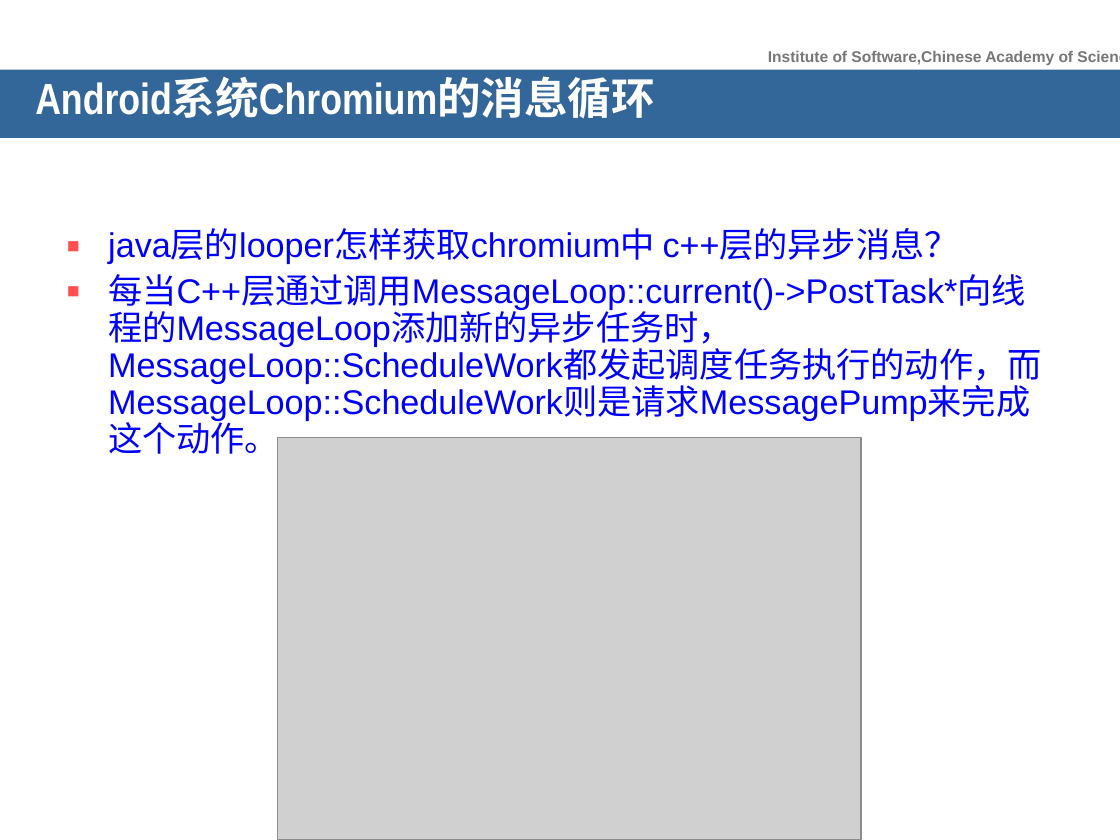
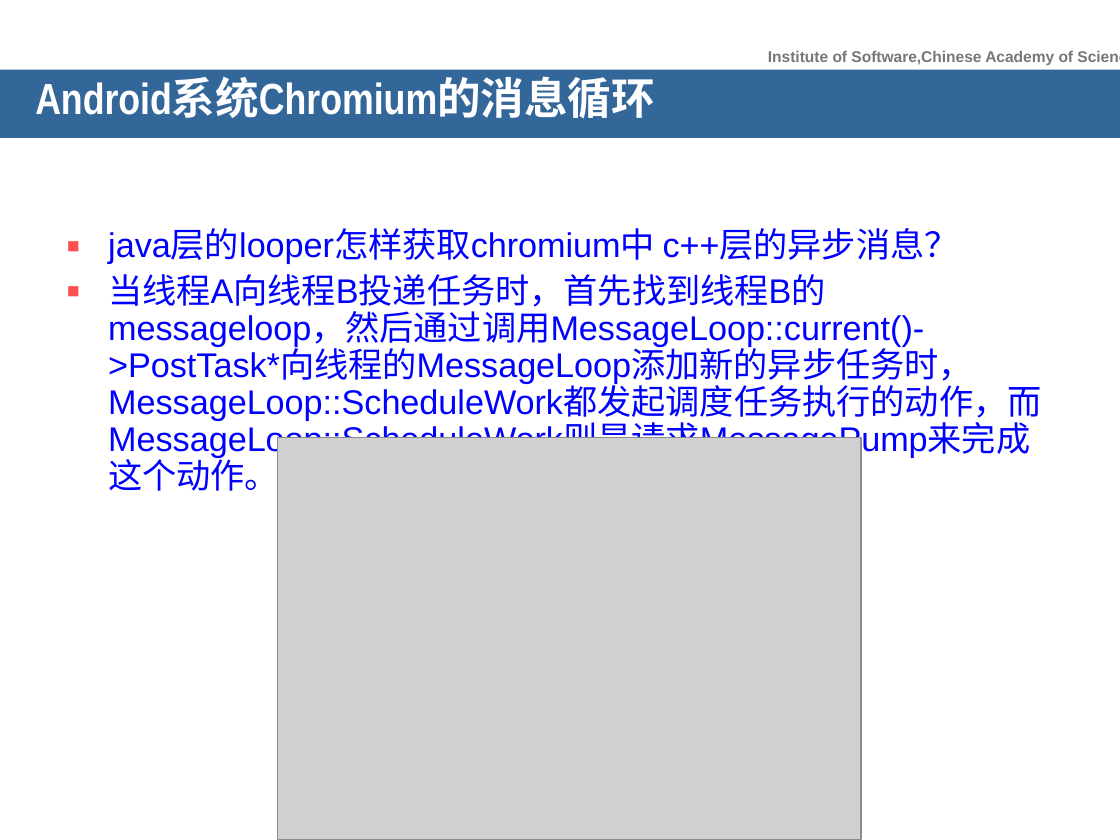
Before and after one commit to songxiaoyuan/MyOrdinaryFiles, a slide deck: slide 13 of Chromium及node-webkit分析/Android的消息循环.ppt (slide 12 before the commit). Drawn at 1120x840 pixels with LibreOffice and Linux fonts; fonts in the diff are those of the drawing; grey boxes stand for pictures; background and template pictures are left out. Boxes give left, top, right and bottom in pixels: in the first picture for what was removed or moved away, otherwise in the second. Text is boxed around its words. In the diff, an @@ line names an element or a change of style, - is before the commit and + after.

```diff
--- a/Chromium及node-webkit分析/Android的消息循环.ppt
+++ b/Chromium及node-webkit分析/Android的消息循环.ppt
@@ text at [108,274,1041,497]: text changed @@
-▪ 每当C++层通过调用MessageLoop::current()->PostTask*向线程的MessageLoop添加新的异步任务时，MessageLoop::ScheduleWork都发起调度任务执行的动作，而MessageLoop::ScheduleWork则是请求MessagePump来完成这个动作。
+▪ 当线程A向线程B投递任务时，首先找到线程B的messageloop，然后通过调用MessageLoop::current()->PostTask*向线程的MessageLoop添加新的异步任务时，MessageLoop::ScheduleWork都发起调度任务执行的动作，而MessageLoop::ScheduleWork则是请求MessagePump来完成这个动作。
```
Also in this commit, not shown: 2 other slides changed, 1 slide added, 1 other file.
